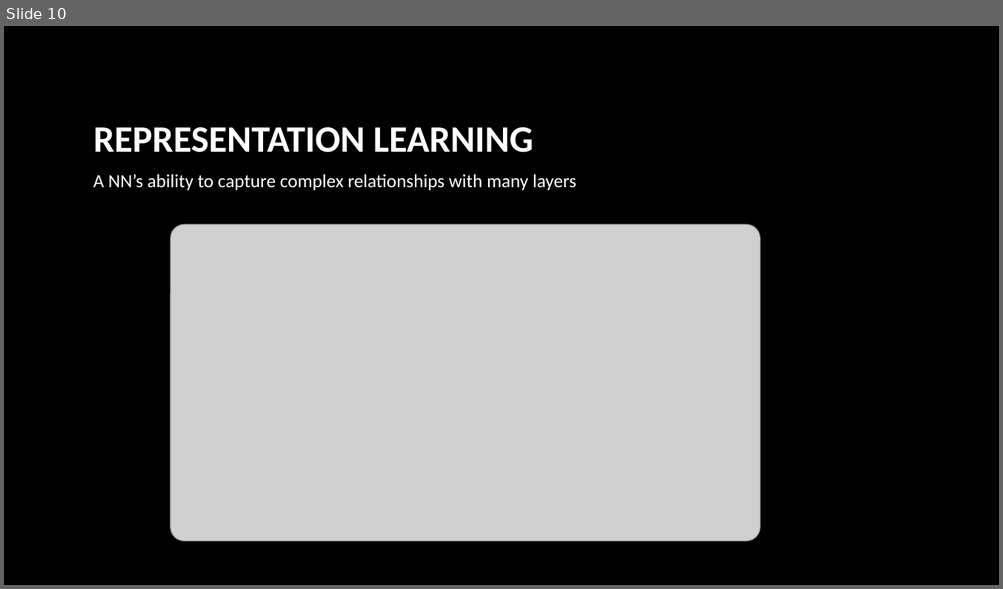
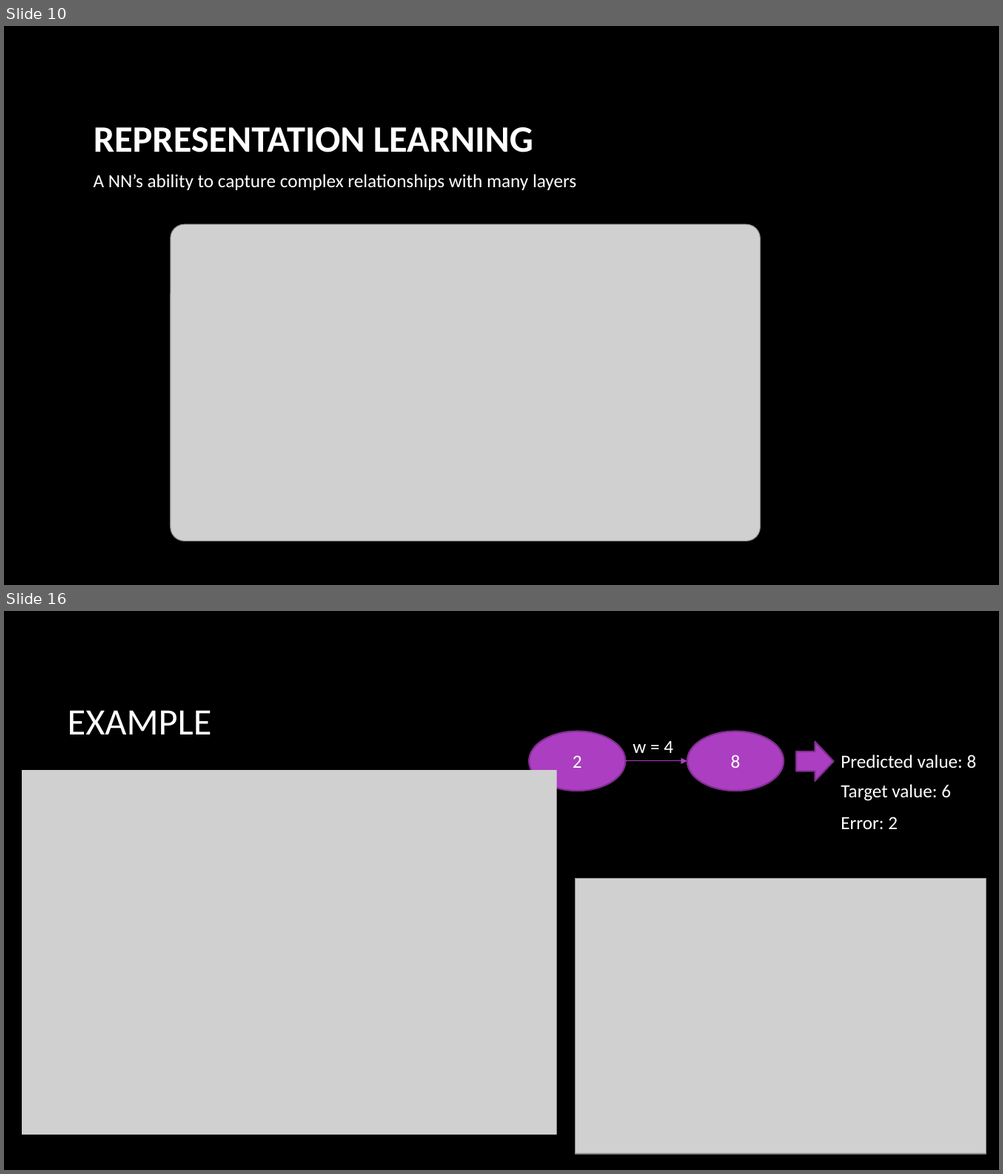
Before and after one commit to josiahcoad/IntroNeuralNetworks, a slide deck: Presentations/presentation_chapter1.pptx. Shown one above the other, each under a label of ours: slide 10 before the commit, slides 10 and 16 after it; the slides between them are not shown. The pictures are 1003x589 and 1003x1174 pixels, drawn with LibreOffice and Linux fonts; fonts in the diff are those of the drawing; grey boxes stand for pictures; background and template pictures are left out. Boxes give left, top, right and bottom in pixels: in the first picture for what was removed or moved away, otherwise in the second. Text is boxed around its words. In the diff, an @@ line names an element or a change of style, - is before the commit and + after.

```diff
--- a/Presentations/presentation_chapter1.pptx
+++ b/Presentations/presentation_chapter1.pptx
@@ slide 16 added at (4, 611, 999, 1170), background picture (left out) @@
@@ title added at (68, 710, 212, 735), 36 pt, text #FFFFFF @@
+EXAMPLE
@@ ellipse added at (529, 731, 625, 791), fill #AC3EC1, outline #7F2E8F 1.5 pt, 18 pt, text #FFFFFF @@
+2
@@ text added at (632, 741, 673, 753), 18 pt, text #FFFFFF @@
+w = 4
@@ ellipse added at (687, 731, 783, 791), fill #AC3EC1, outline #7F2E8F 1.5 pt, 18 pt, text #FFFFFF @@
+8
@@ right arrow added at (797, 741, 834, 781), fill #AC3EC1, outline #7F2E8F 1.5 pt @@
@@ arrow added from (626, 761) to (687, 761), #AC3EC1 0.75 pt @@
@@ text added at (840, 755, 976, 768), 18 pt, text #FFFFFF @@
+Predicted value: 8
@@ picture added at (22, 770, 557, 1135) @@
@@ text added at (840, 784, 950, 801), 18 pt, text #FFFFFF @@
+Target value: 6
@@ text added at (840, 817, 897, 829), 18 pt, text #FFFFFF @@
+Error: 2
@@ picture added at (575, 879, 986, 1154) @@
```
Also in this commit, not shown: 14 other slides added, 3 other files.
